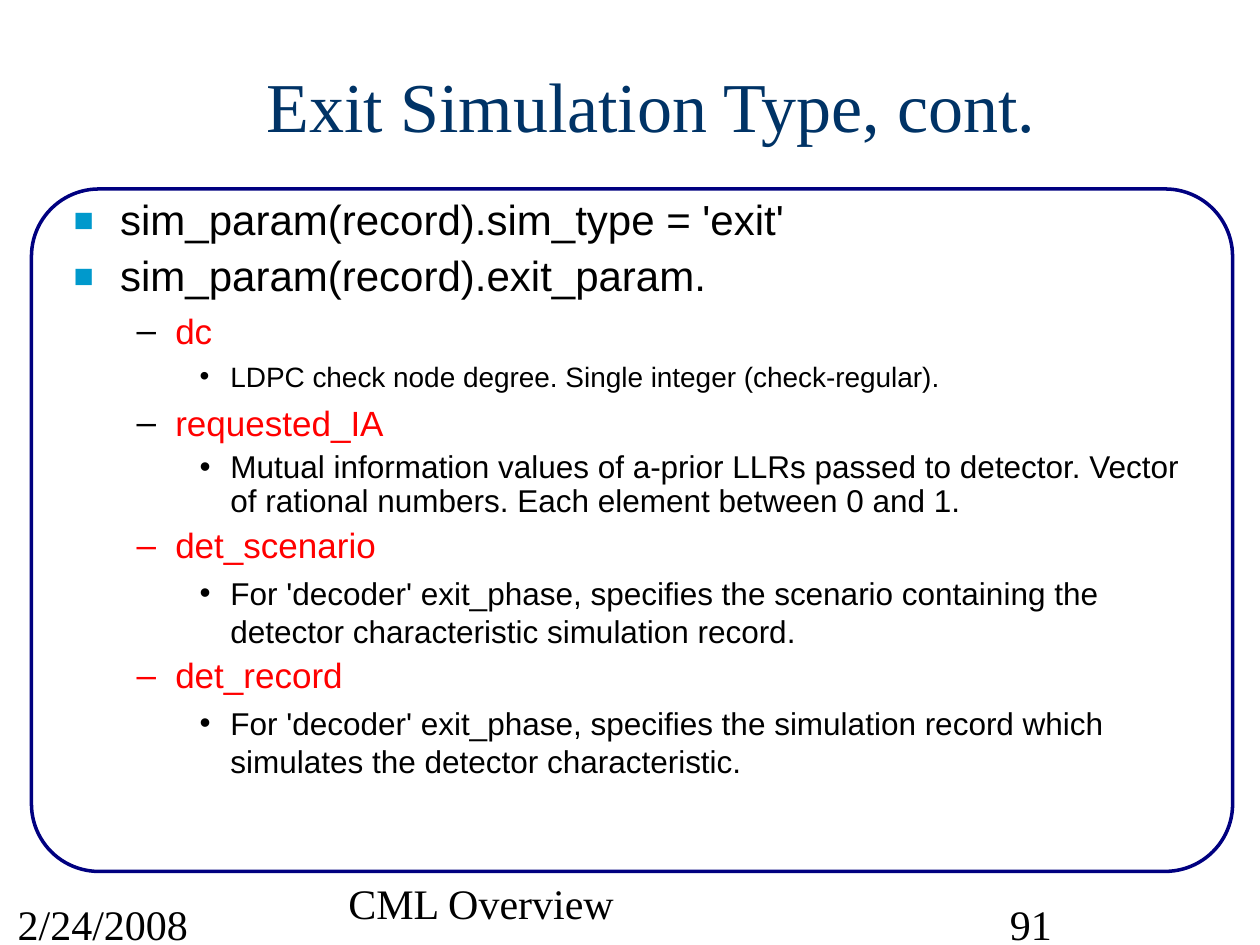
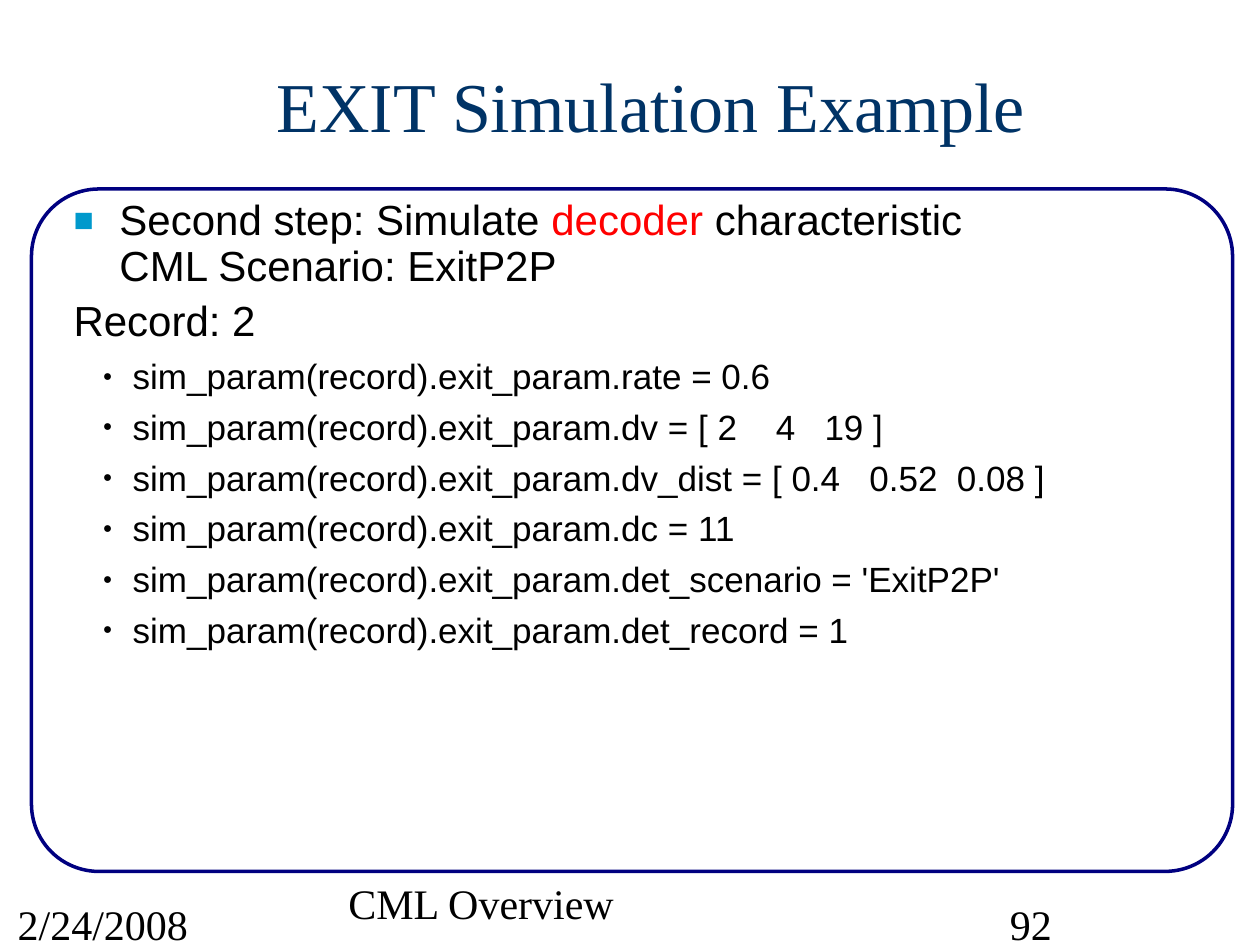
Before and after one commit to wvu-wcrl/PCS, a slide deck: slide 92 of pcs/projects/cml/doc/src/CMLoverview.ppt (slide 91 before the commit). Drawn at 1260x945 pixels with LibreOffice and Linux fonts; fonts in the diff are those of the drawing. Boxes give left, top, right and bottom in pixels: in the first picture for what was removed or moved away, otherwise in the second. Text is boxed around its words. In the diff, an @@ line names an element or a change of style, - is before the commit and + after.

Commit message:
Added EXIT tutorial to CML overview slides.

```diff
--- a/pcs/projects/cml/doc/src/CMLoverview.ppt
+++ b/pcs/projects/cml/doc/src/CMLoverview.ppt
@@ title at box(277, 83, 1024, 146): text changed @@
-Exit Simulation Type, cont.
+EXIT Simulation Example
@@ text at box(74, 204, 1025, 650): text changed; size 18 to 20 pt @@
-■ sim_param(record).sim_type = 'exit'
-■ sim_param(record).exit_param.
-  – dc
-    • LDPC check node degree. Single integer (check-regular).
-  – requested_IA
-    • Mutual information values of a-prior LLRs passed to detector. Vector of rational numbers. Each element between 0 and 1.
-  – det_scenario
-    • For 'decoder' exit_phase, specifies the scenario containing the detector characteristic simulation record.
-  – det_record
-    • For 'decoder' exit_phase, specifies the simulation record which simulates the detector characteristic.
+■ Second step: Simulate decoder characteristic
+  CML Scenario: ExitP2P
+Record: 2
+  ● sim_param(record).exit_param.rate = 0.6
+  ● sim_param(record).exit_param.dv = [ 2 4 19 ]
+  ● sim_param(record).exit_param.dv_dist = [ 0.4 0.52 0.08 ]
+  ● sim_param(record).exit_param.dc = 11
+  ● sim_param(record).exit_param.det_scenario = 'ExitP2P'
+  ● sim_param(record).exit_param.det_record = 1
@@ page number at box(1010, 912, 1052, 941): text changed @@
-91
+92
```
Also in this commit, not shown: 86 other slides changed, 3 slides added, 1 slide removed, 1 other file.
